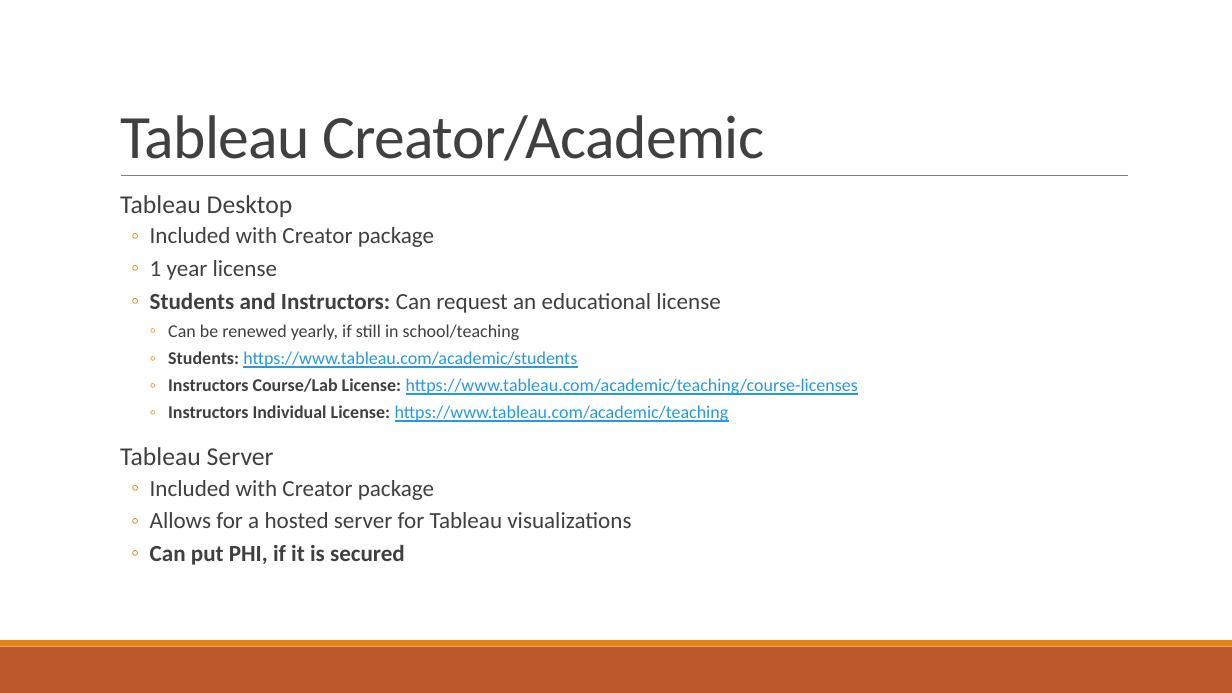
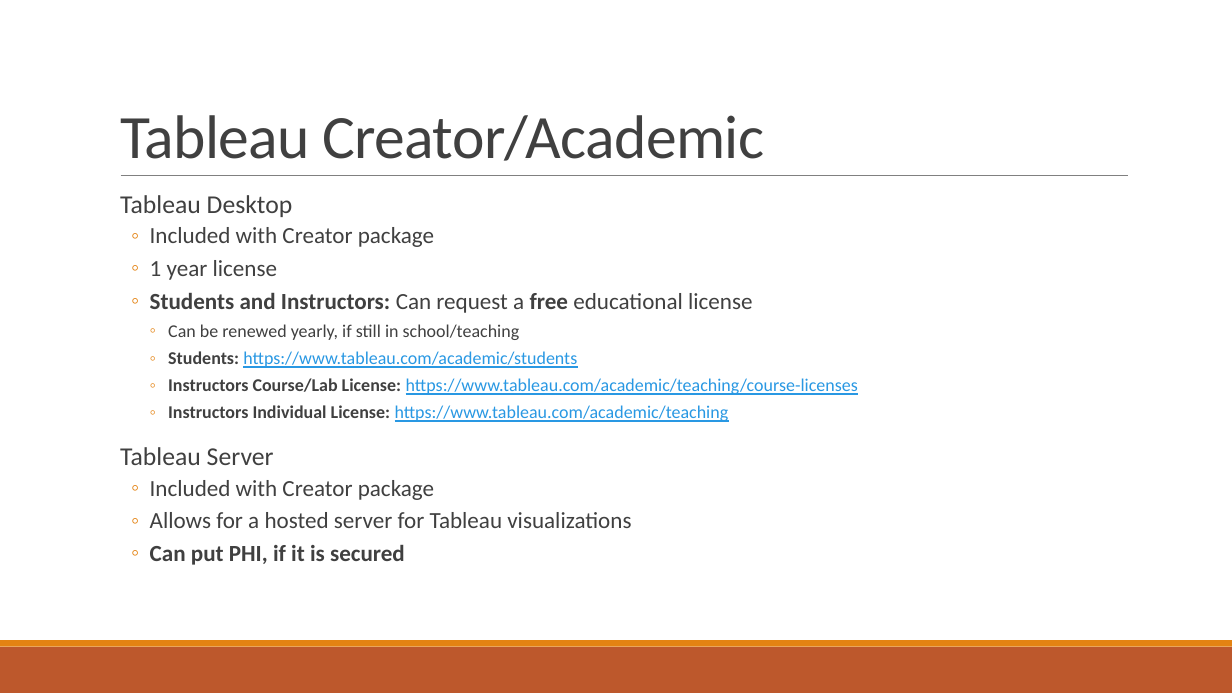
Before and after one commit to ConnorJPSmith/TableauWorkshop, a slide deck: slide 29 of Data Exploration and Visualization with Tableau.pptx (slide 28 before the commit). Drawn at 1232x693 pixels with LibreOffice and Linux fonts; fonts in the diff are those of the drawing. Boxes give left, top, right and bottom in pixels: in the first picture for what was removed or moved away, otherwise in the second. Text is boxed around its words. In the diff, an @@ line names an element or a change of style, - is before the commit and + after.

Commit message:
Update Data Exploration and Visualization with Tableau.pptx
updated powerpoint

```diff
--- a/Data Exploration and Visualization with Tableau.pptx
+++ b/Data Exploration and Visualization with Tableau.pptx
@@ text at <box>150,293,752,313</box>: text changed @@
-  ◦ Students and Instructors: Can request an educational license
+  ◦ Students and Instructors: Can request a free educational license
```
Also in this commit, not shown: 6 other slides changed, 1 slide added.
